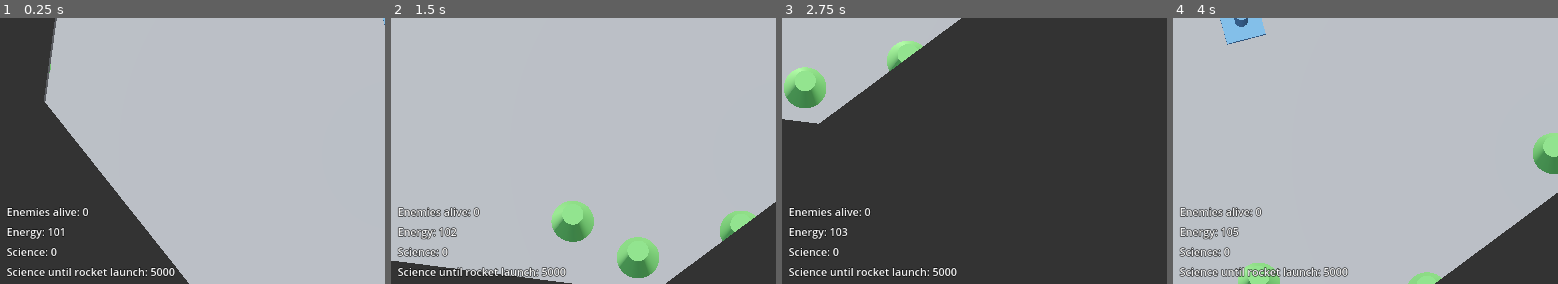
Above: before the commit, frames 1-4 (left to right).
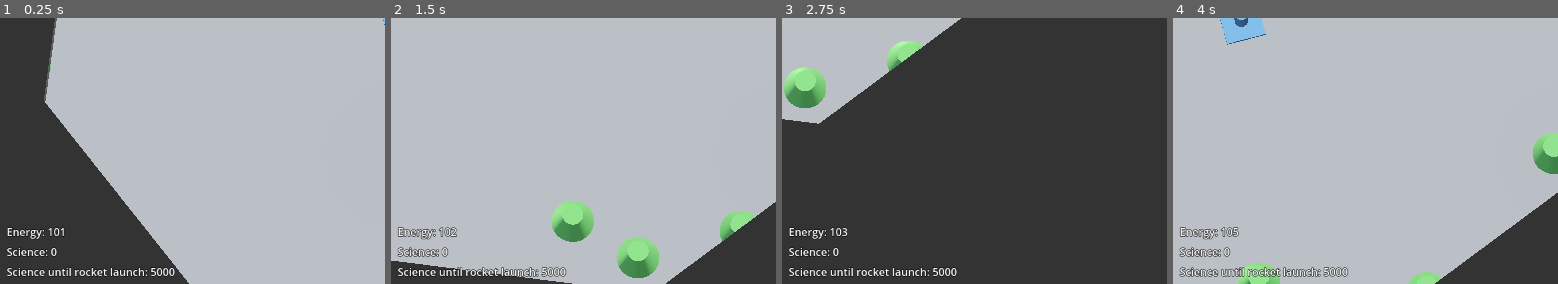
Above: after the commit, the same moments.

Repository: mcjohnalds/machine-extinction-event
Game: Godot game, scene res://main.tscn
Same seed, same stepped clock (60 frames per second), same inputs: the game is played once before the commit and once after it.
Inputs (mouse positions are % of the whole screen's width and height, from its top left):
- Up to frame 1 (0.25 s): no input
- Up to frame 2 (1.5 s): tap Enter at 0.5 s; move the mouse to (75, 45) at 0.52 s; hold D 0.53-1.28 s; tap 1 at 0.6 s; click (75, 45) at 0.67 s; move the mouse to (31, 55) at 1.27 s; hold S from 1.28 s (still down); tap 2 at 1.35 s
- Up to frame 3 (2.75 s): move the mouse to (62, 28) at 2.02 s; release S at 2.03 s; hold D from 2.03 s (still down); tap 3 at 2.1 s
- Up to frame 4 (4 s): move the mouse to (47, 70) at 2.77 s; release D at 2.78 s; hold W 2.78-3.53 s; tap 4 at 2.85 s; click (47, 70) at 2.92 s; move the mouse to (83, 65) at 3.52 s; hold A from 3.53 s (still down); tap 1 at 3.6 s
The pictures show only the part of the screen within x 0-50%, y 50-100%; the shares and areas given below are measured in that part.

The runs differ from the first frame. In frame 1, 0.3% of the frame differs, in the area x 1-23%, y 71-75%; in frame 2, 0.5%, in the area x 1-24%, y 71-75%; in frame 3, 0.3%; in frame 4, 0.5%.

Commit message:
remove enemies label

Diff:
--- a/main.gd
+++ b/main.gd
@@ -35,7 +35,6 @@
 @onready var enemies := $Enemies as Node
 @onready var buildings := $Buildings as Node
 @onready var energy_label := $UI/EnergyLabel as Label
-@onready var enemies_label := $UI/EnemiesLabel as Label
 @onready var science_label := $UI/ScienceLabel as Label
 @onready var science_remaining_label := $UI/ScienceRemainingLabel as Label
 @onready var tooltip_label := $UI/TooltipLabel as Label
@@ -58,7 +57,6 @@
 func _ready() -> void:
 	set_science(science)
 	set_energy(energy)
-	set_enemies_alive(enemies_alive)
 
 	camera_offset = camera.position
 	grid_to_building[Vector2i(0, 0)] = launchpad
@@ -175,7 +173,7 @@
 		enemy.position += enemy.basis.z * delta * 1.0
 		if enemy.position.distance_to(nearest_building.position) < 1.0:
 			enemy.queue_free()
-			set_enemies_alive(enemies_alive - 1)
+			enemies_alive -= 1
 			erase_building(grid_coord)
 	for grid_coord: Vector2i in grid_to_building:
 		var building: Node3D = grid_to_building[grid_coord]
@@ -201,7 +199,7 @@
 				turret.last_fired_at = get_time()
 				add_tracer(turret, nearest_enemy)
 				nearest_enemy.queue_free()
-				set_enemies_alive(enemies_alive - 1)
+				enemies_alive -= 1
 				var gun := turret.find_child("Gun") as Node3D
 				gun.look_at(nearest_enemy.position, Vector3.UP, true)
 
@@ -251,7 +249,7 @@
 				enemy_spawn_position.z + randf_range(-3.0, 3.0),
 			)
 			enemies.add_child(enemy)
-			set_enemies_alive(enemies_alive + 1)
+			enemies_alive += 1
 		enemies_per_wave = enemies_per_wave * 1.2 + 1.0
 
 		await get_tree().create_timer(60.0).timeout
@@ -277,11 +275,6 @@
 func set_energy(new_energy: int) -> void:
 	energy = new_energy
 	energy_label.text = "Energy: %s" % energy
-
-
-func set_enemies_alive(new_enemies_alive: int) -> void:
-	enemies_alive = new_enemies_alive
-	enemies_label.text = "Enemies alive: %s" % enemies_alive
 
 
 func set_science(new_science: int) -> void:
--- a/main.tscn
+++ b/main.tscn
@@ -116,13 +116,6 @@
 offset_bottom = 733.0
 text = "Energy: 0"
 
-[node name="EnemiesLabel" type="Label" parent="UI"]
-offset_left = 10.0
-offset_top = 680.0
-offset_right = 90.0
-offset_bottom = 703.0
-text = "Enemies alive: 0"
-
 [node name="ScienceLabel" type="Label" parent="UI"]
 offset_left = 10.0
 offset_top = 740.0
